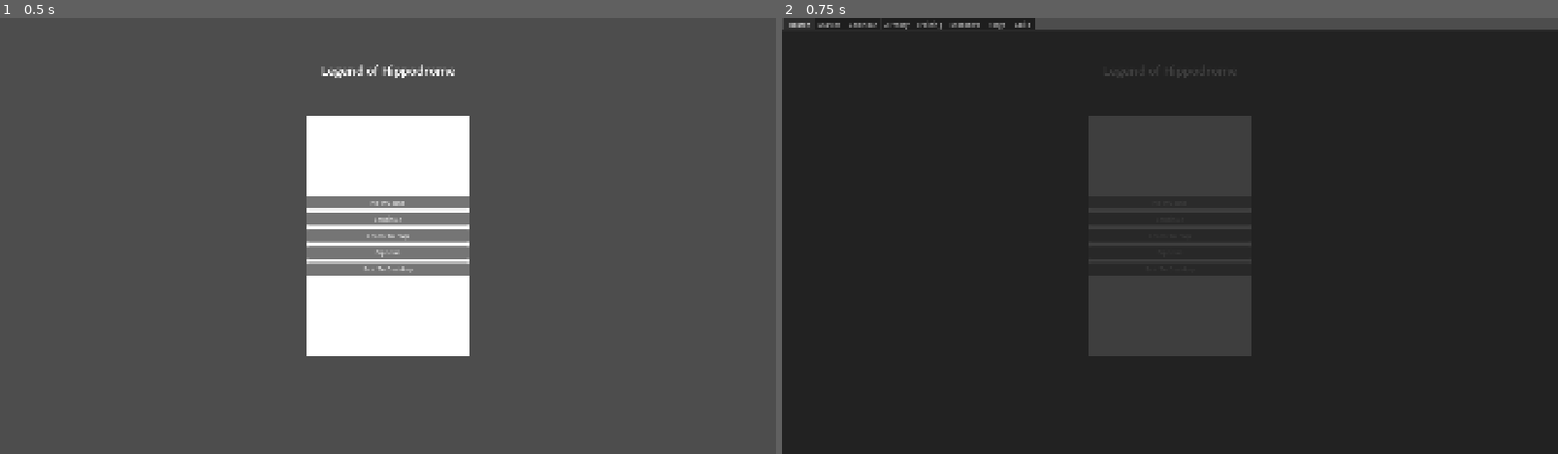
Above: before the commit, frames 1-2 (left to right).
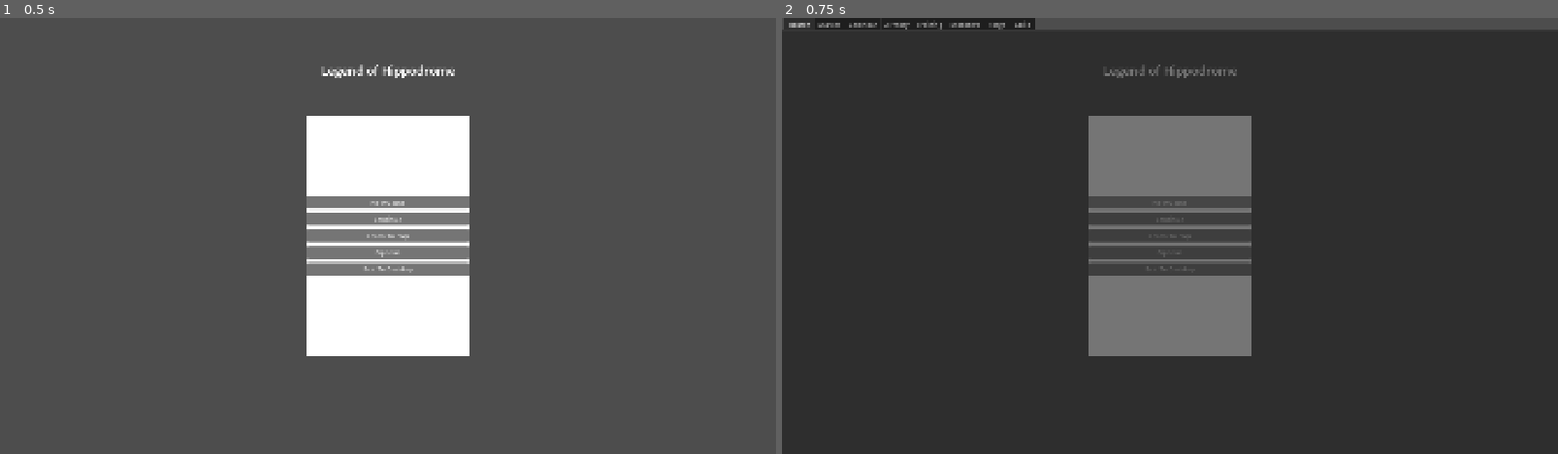
Above: after the commit, the same moments.

Repository: Darkgecko777/GladiatorGoodness
Game: Godot game, scene res://scenes/title_screen.tscn
Two runs of this game, one before a commit and one after it. Both use one fixed random seed, a clock stepped at 60 frames per second and the inputs below.
Inputs:
- Up to frame 1 (0.5 s): no input
- Up to frame 2 (0.75 s): click "New Game" at 0.5 s

Frame 1 is identical in both runs. In frame 2, 9.7% of the frame differs, in the area x 39-61%, y 10-78%.

Commit message:
Designing from title forwards

Diff:
--- a/scenes/Guild_Hub.tscn
+++ b/scenes/Guild_Hub.tscn
@@ -20,41 +20,41 @@
 layout_mode = 2
 current_tab = 0
 
-[node name="Roster" type="Panel" parent="MarginContainer/TabContainer" unique_id=800072561]
+[node name="Roster" type="MarginContainer" parent="MarginContainer/TabContainer" unique_id=1385506336]
 layout_mode = 2
 metadata/_tab_index = 0
 
-[node name="Market" type="Panel" parent="MarginContainer/TabContainer" unique_id=1834454811]
+[node name="Market" type="MarginContainer" parent="MarginContainer/TabContainer" unique_id=1903913121]
 visible = false
 layout_mode = 2
 metadata/_tab_index = 1
 
-[node name="Calendar" type="Panel" parent="MarginContainer/TabContainer" unique_id=1116859917]
+[node name="Calendar" type="MarginContainer" parent="MarginContainer/TabContainer" unique_id=532164316]
 visible = false
 layout_mode = 2
 metadata/_tab_index = 2
 
-[node name="Armory" type="Panel" parent="MarginContainer/TabContainer" unique_id=1081675838]
+[node name="Armory" type="MarginContainer" parent="MarginContainer/TabContainer" unique_id=2131697420]
 visible = false
 layout_mode = 2
 metadata/_tab_index = 3
 
-[node name="Training" type="Panel" parent="MarginContainer/TabContainer" unique_id=653366035]
+[node name="Training" type="MarginContainer" parent="MarginContainer/TabContainer" unique_id=1195106304]
 visible = false
 layout_mode = 2
 metadata/_tab_index = 4
 
-[node name="Monsters" type="Panel" parent="MarginContainer/TabContainer" unique_id=811580169]
+[node name="Monsters" type="MarginContainer" parent="MarginContainer/TabContainer" unique_id=1375445931]
 visible = false
 layout_mode = 2
 metadata/_tab_index = 5
 
-[node name="Forge" type="Panel" parent="MarginContainer/TabContainer" unique_id=795696975]
+[node name="Forge" type="MarginContainer" parent="MarginContainer/TabContainer" unique_id=1607885326]
 visible = false
 layout_mode = 2
 metadata/_tab_index = 6
 
-[node name="Guild" type="Panel" parent="MarginContainer/TabContainer" unique_id=1634580886]
+[node name="Guild" type="MarginContainer" parent="MarginContainer/TabContainer" unique_id=1812761778]
 visible = false
 layout_mode = 2
 metadata/_tab_index = 7
